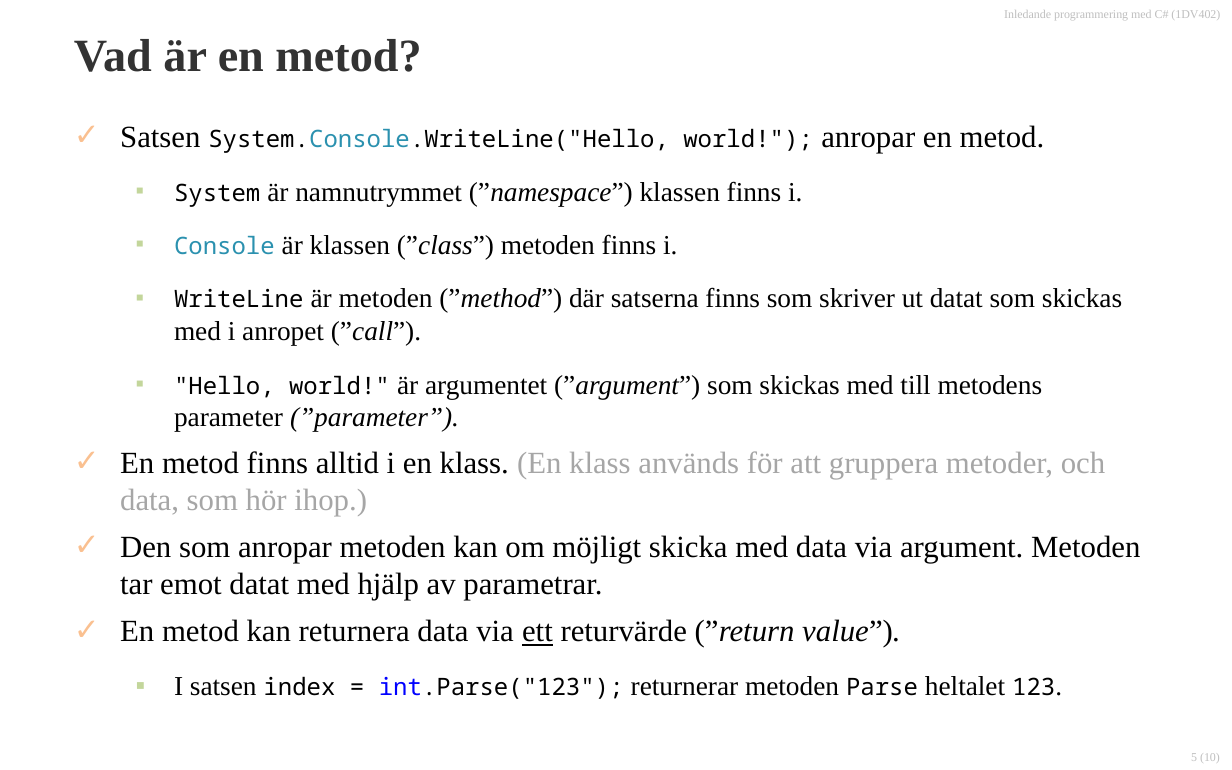
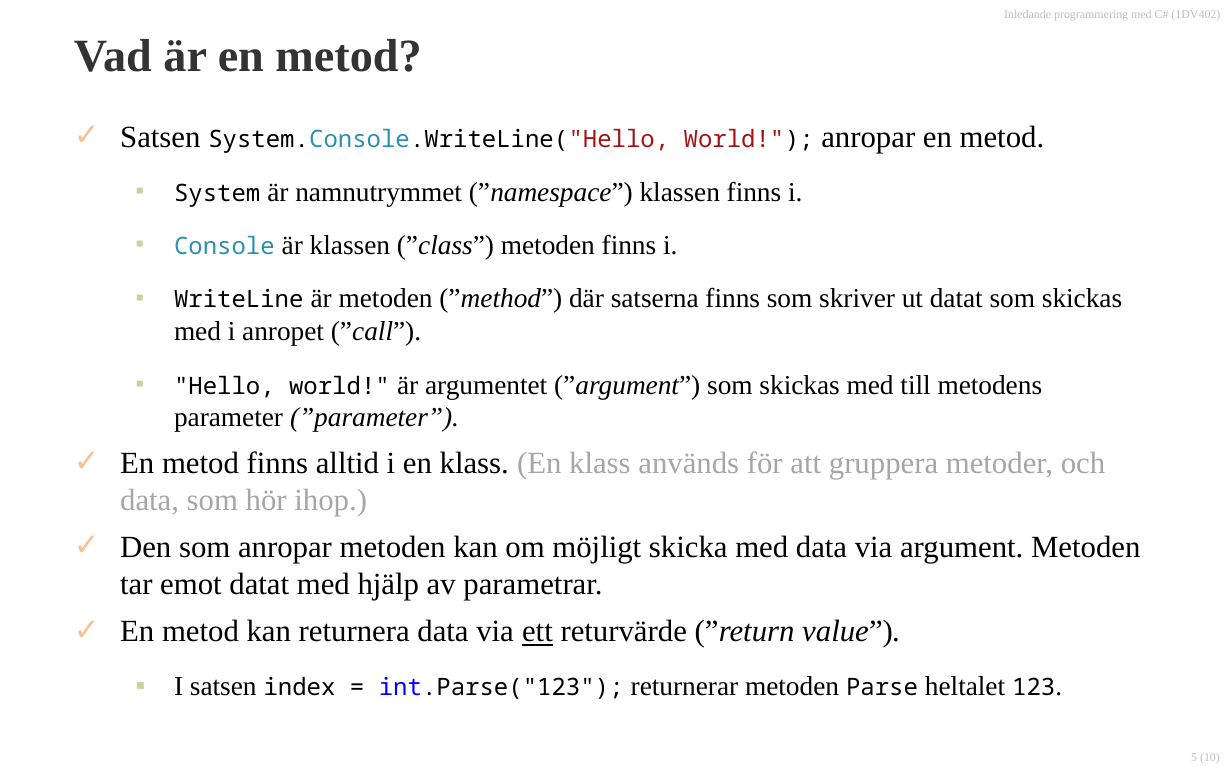
Before and after one commit to 1dv402/kursmaterial, a slide deck: slide 5 of Presentationsmaterial/Dokument/1.12 Metoder.pptx. Drawn at 1232x770 pixels with LibreOffice and Linux fonts; fonts in the diff are those of the drawing; background and template pictures are left out. Boxes give left, top, right and bottom in pixels: in the first picture for what was removed or moved away, otherwise in the second. Text is boxed around its words. In the diff, an @@ line names an element or a change of style, - is before the commit and + after.

Commit message:
Uppdatering.

```diff
--- a/Presentationsmaterial/Dokument/1.12 Metoder.pptx
+++ b/Presentationsmaterial/Dokument/1.12 Metoder.pptx
@@ text at <box>120,125,1045,153</box>: text changed @@
-✓ Satsen System.Console.WriteLine("Hello, world!"); anropar en metod.
+✓ Satsen System.Console.WriteLine("Hello, World!"); anropar en metod.
```
